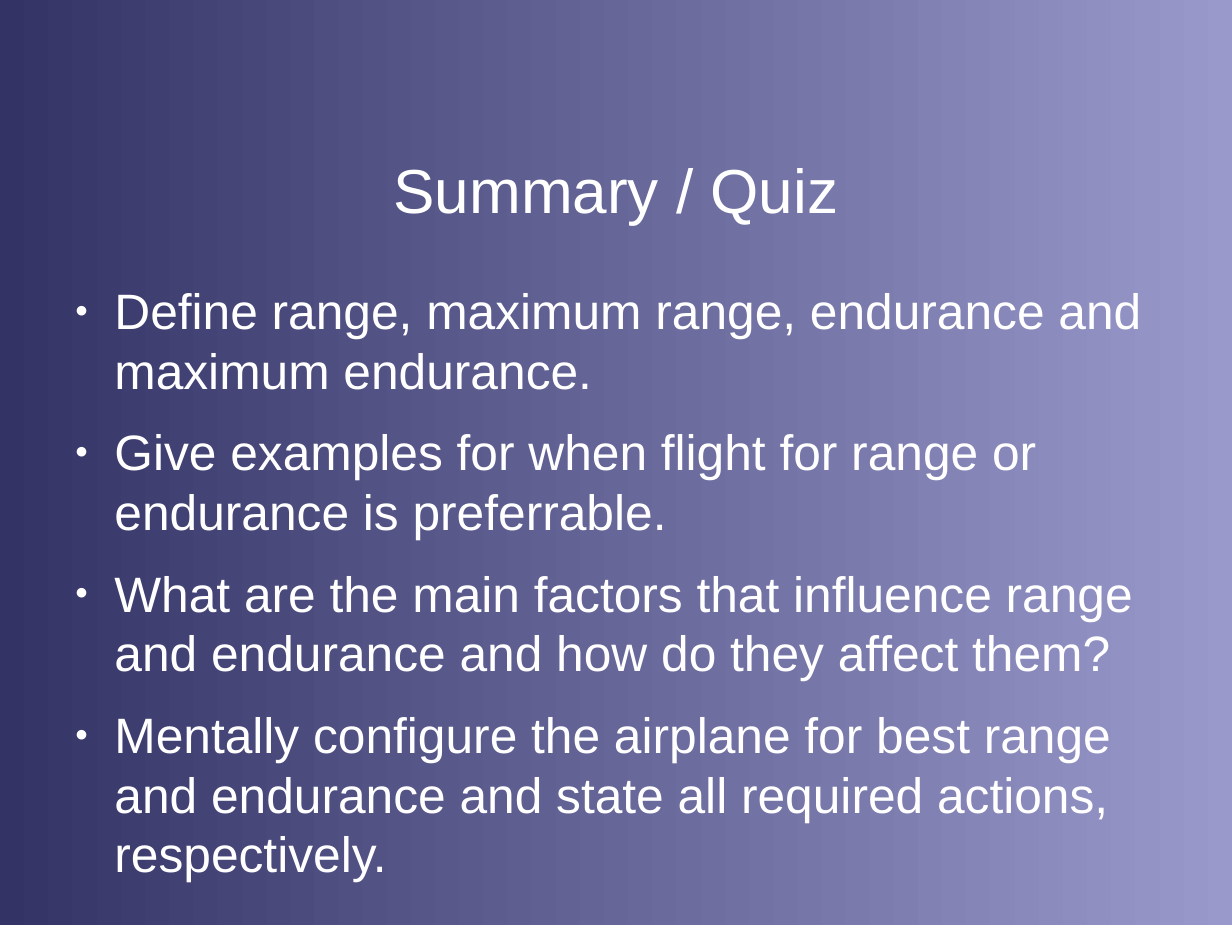
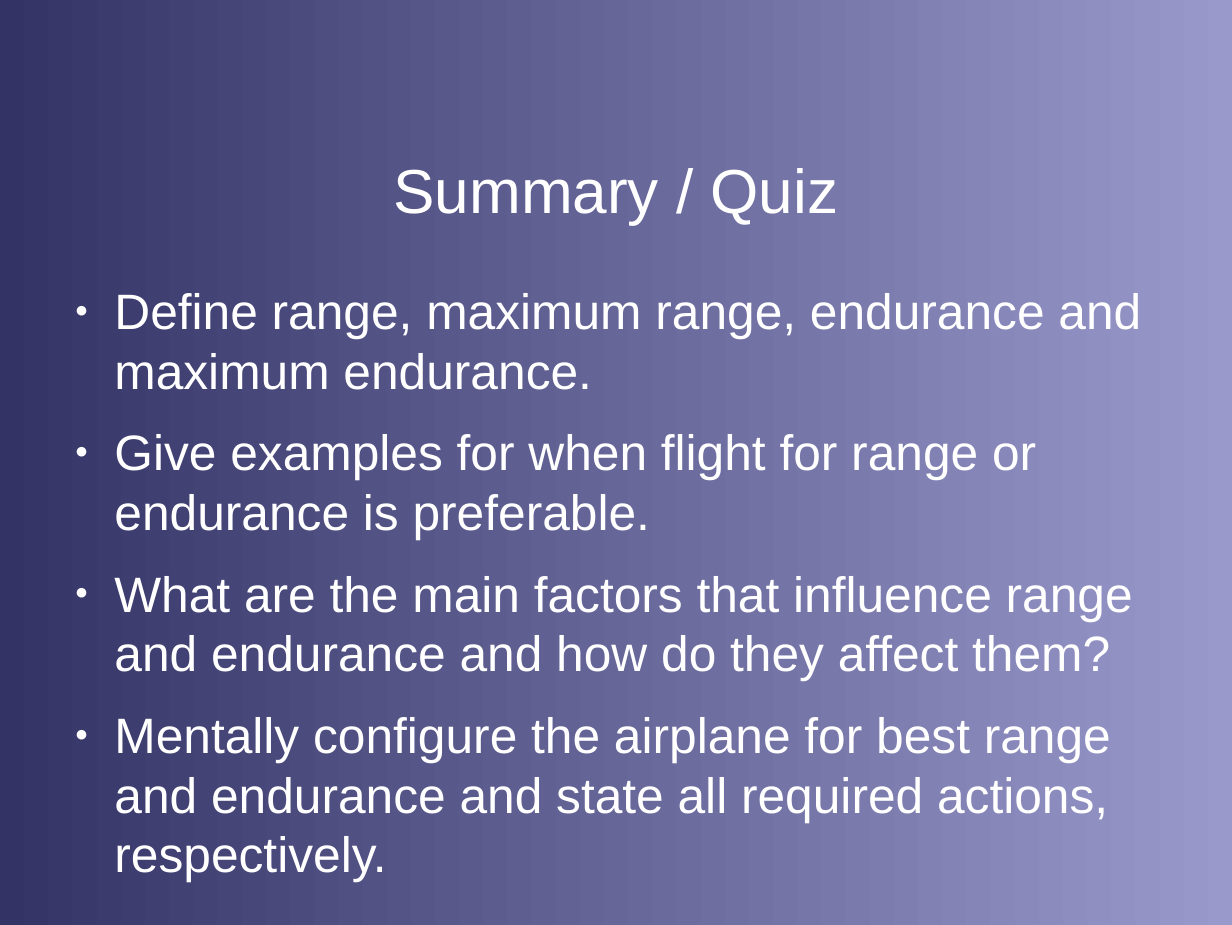
Before and after one commit to stephanheinemann/flight, a slide deck: slide 14 of FI/RangeAndEndurance/RangeAndEndurance.odp. Drawn at 1232x925 pixels with LibreOffice and Linux fonts; fonts in the diff are those of the drawing; background and template pictures are left out. Boxes give left, top, right and bottom in pixels: in the first picture for what was removed or moved away, otherwise in the second. Text is boxed around its words. In the diff, an @@ line names an element or a change of style, - is before the commit and + after.

```diff
--- a/FI/RangeAndEndurance/RangeAndEndurance.odp
+++ b/FI/RangeAndEndurance/RangeAndEndurance.odp
@@ text at (114, 434, 1036, 539): text changed @@
-● Give examples for when flight for range or endurance is preferrable.
+● Give examples for when flight for range or endurance is preferable.
```
Also in this commit, not shown: 6 other slides changed.
